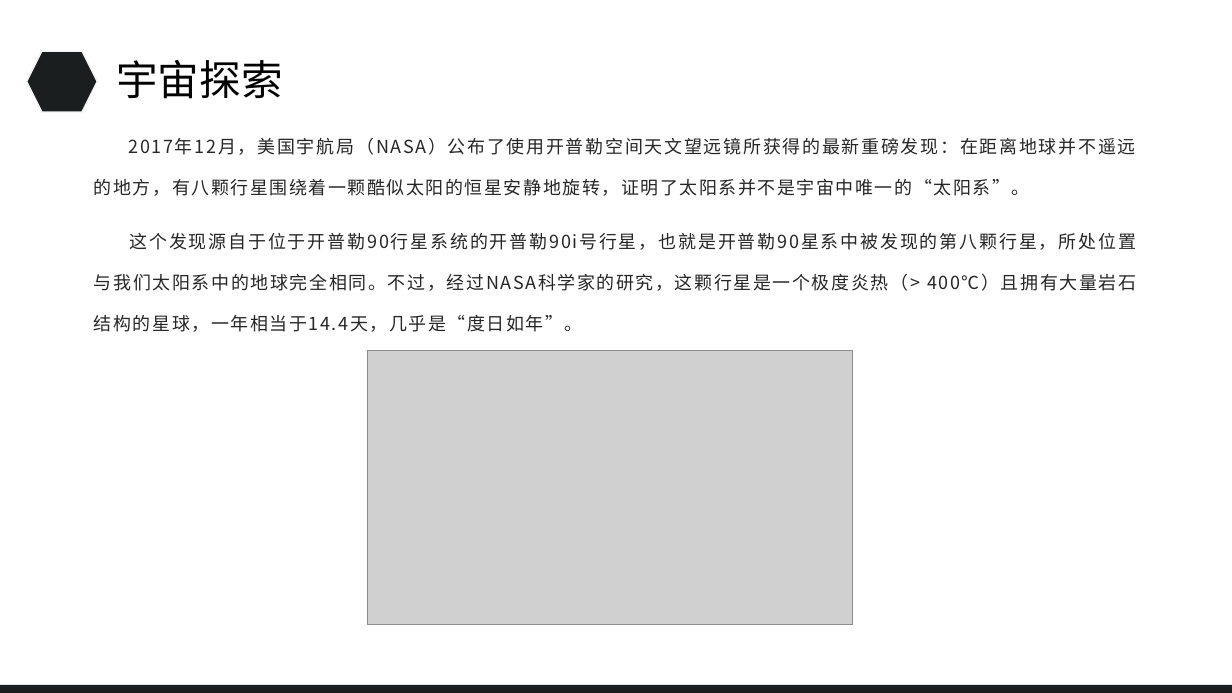
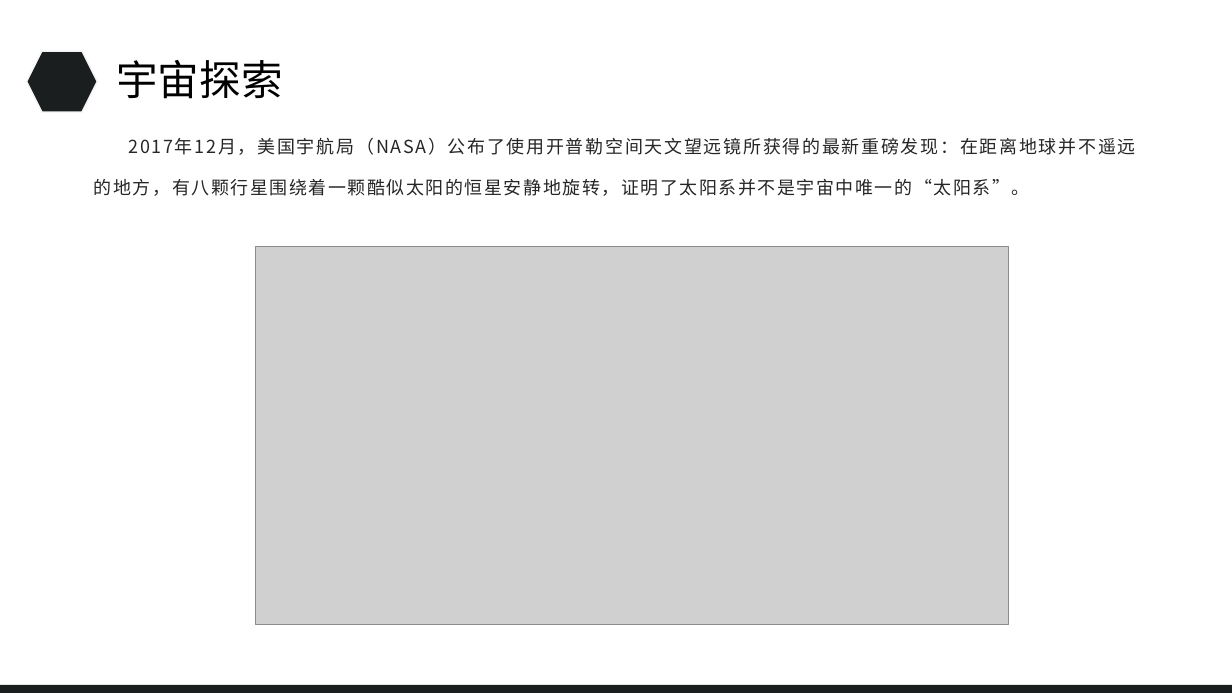
Before and after one commit to a1401358759/TensorFlow, a slide deck: slide 8 of 基于TensorFlow实现图像识别应用.pptx (slide 6 before the commit). Drawn at 1232x693 pixels with LibreOffice and Linux fonts; fonts in the diff are those of the drawing; grey boxes stand for pictures. Boxes give left, top, right and bottom in pixels: in the first picture for what was removed or moved away, otherwise in the second. Text is boxed around its words. In the diff, an @@ line names an element or a change of style, - is before the commit and + after.

```diff
--- a/基于TensorFlow实现图像识别应用.pptx
+++ b/基于TensorFlow实现图像识别应用.pptx
@@ text at box(94, 233, 1136, 332): paragraph removed @@
-这个发现源自于位于开普勒90行星系统的开普勒90i号行星，也就是开普勒90星系中被发现的第八颗行星，所处位置与我们太阳系中的地球完全相同。不过，经过NASA科学家的研究，这颗行星是一个极度炎热（> 400℃）且拥有大量岩石结构的星球，一年相当于14.4天，几乎是“度日如年”。
@@ picture: place and size @@
-picture at box(368, 351, 853, 625)
+picture at box(256, 246, 1008, 624)
```
Also in this commit, not shown: 3 other slides changed, 4 slides added, 1 slide removed, 7 other files.
